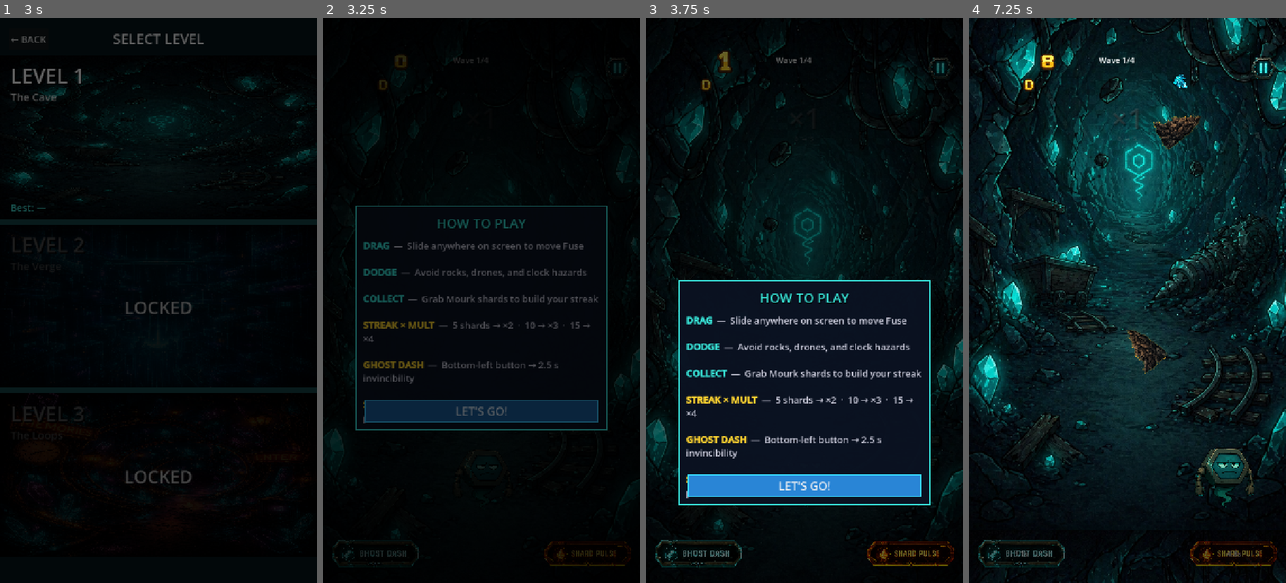
Above: before the commit, frames 1-4 (left to right).
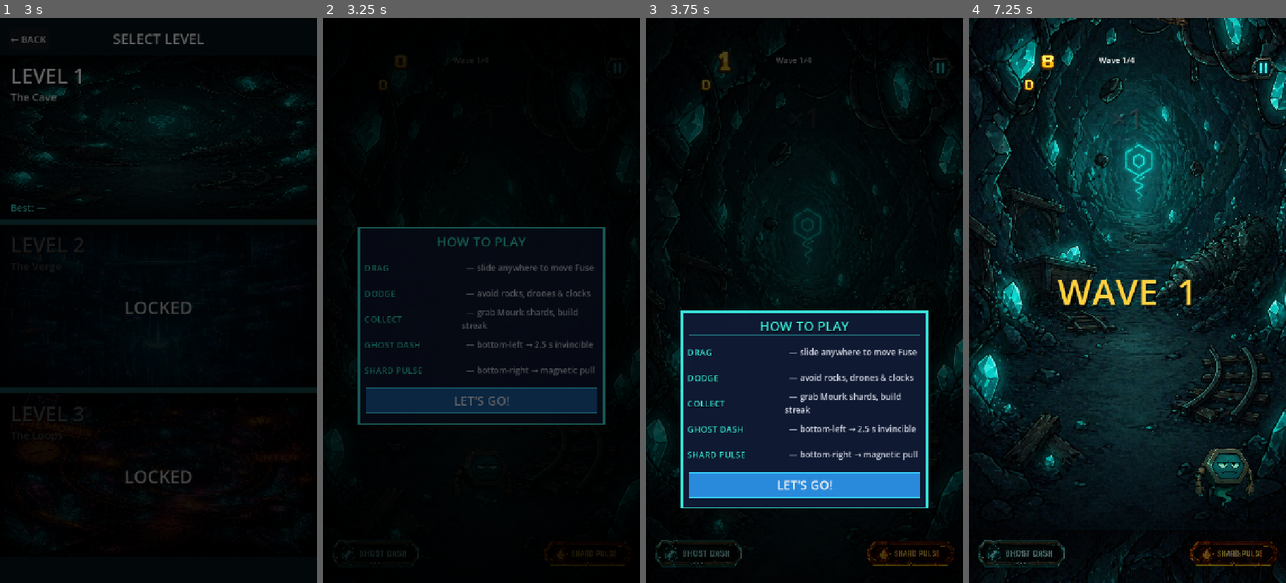
Above: after the commit, the same moments.

Repository: humeurworld-hash/fuse-drift
Game: Godot game, scene res://scenes/splash/Splash.tscn
The game is run twice, just before and just after one commit, with the same random seed, the same clock (stepped at 60 frames per second) and the same inputs. Sound files missing from this copy of the repository are replaced by a short silence.
Inputs (mouse positions are in pixels of both pictures, inside the frame that each line leads up to):
- Up to frame 1 (3 s): tap Enter at 0.5 s; move the mouse to (228, 272) at 0.52 s; click (228, 272) at 0.67 s; click (158, 509) at 1.25 s; click (158, 560) at 2 s; click (158, 136) at 2.75 s
- Up to frame 2 (3.25 s): no input
- Up to frame 3 (3.75 s): click "LET'S GO!" at 3.5 s
- Up to frame 4 (7.25 s): click (1019, 554) at 4.25 s; click (1235, 554) at 5 s; drag from (1064, 328) to (1159, 114) at 5.77 s; move the mouse to (1159, 176) at 6.52 s; click (1159, 176) at 6.67 s

Frame 1 is identical in both runs. In frame 2, 8.4% of the frame differs, in the area x 10-90%, y 33-73%; in frame 3, 9.6%, in the area x 0-100%, y 6-97%; in frame 4, 1.9%.

Commit message:
Fix post-tutorial flow: grace period, wave 1 banner, clean tutorial card
- level1_spawner: add 2.2 s opening delay before first hazard so
  the player has time to orient after the tutorial dismisses
- game: show WAVE 1 banner on game start (wave 1 had no predecessor
  wave to trigger its banner; waves 2–4 still get theirs from
  _on_wave_cleared as before)
- tutorial: rewrite card layout using fixed-height Label rows instead
  of RichTextLabel — eliminates the fit_content overlap bug that
  could hide the LET'S GO button; darker overlay + stronger border
  make the card visible against dark level backgrounds

Co-Authored-By: Claude Sonnet 4.6 <noreply@anthropic.com>

Diff:
--- a/scripts/game/game.gd
+++ b/scripts/game/game.gd
@@ -597,6 +597,10 @@
 	update_hud()
 	_hide_wave_banner()
 	_flash_wave_start(wave)
+	# Wave 1 has no predecessor wave to show its banner, so show it here.
+	# Waves 2–4 already get their banner from _on_wave_cleared().
+	if wave == 1:
+		_show_wave_banner(wave)
 
 func _flash_wave_start(wave: int) -> void:
 	# Colour escalates per wave: teal → orange → purple → gold
--- a/scripts/game/level1_spawner.gd
+++ b/scripts/game/level1_spawner.gd
@@ -80,6 +80,7 @@
 var _in_gap := false
 var _gap_timer := 0.0
 var _next_wave_index := 0
+var _start_delay: float = 0.0   # grace period before first hazard
 
 func start_run() -> void:
 	active = true
@@ -87,15 +88,22 @@
 	wave_time = 0.0
 	_in_gap = false
 	_gap_timer = 0.0
+	_start_delay = 2.2            # give player ~2 s to orient
 	_reset_timers_for_current_wave()
 	wave_started.emit(1, WAVE_DATA.size())
 
 func stop_run() -> void:
 	active = false
 	_in_gap = false
+	_start_delay = 0.0
 
 func _process(delta: float) -> void:
 	if not active:
+		return
+
+	# Burn down the opening grace window — no spawning yet
+	if _start_delay > 0.0:
+		_start_delay -= delta
 		return
 
 	if _in_gap:
--- a/scripts/game/tutorial.gd
+++ b/scripts/game/tutorial.gd
@@ -1,16 +1,15 @@
 extends CanvasLayer
 class_name TutorialCard
 
-# Emitted when the player dismisses the card — game.gd listens and starts the spawner
 signal tutorial_done
 
-const AUTO_DISMISS_DELAY := 12.0   # auto-close after this many seconds if untouched
+const AUTO_DISMISS := 10.0   # auto-close after 10 s if player doesn't tap
 
+var _timer: float = AUTO_DISMISS
 var _panel: Panel = null
-var _timer: float = AUTO_DISMISS_DELAY
 
 func _ready() -> void:
-	layer = 90   # above all game UI except Transition (128)
+	layer = 90
 	process_mode = Node.PROCESS_MODE_ALWAYS
 	_build()
 
@@ -19,28 +18,35 @@
 	if _timer <= 0.0:
 		_dismiss()
 
-# ── Build the card ─────────────────────────────────────────────────────────────
+# ── Card layout ────────────────────────────────────────────────────────────────
 
 func _build() -> void:
 	var vp := get_viewport().get_visible_rect().size
 
-	# ── Semi-transparent full-screen overlay ──────────────────────────────────
-	var overlay := ColorRect.new()
-	overlay.color = Color(0.0, 0.0, 0.0, 0.60)
-	overlay.set_anchors_preset(Control.PRESET_FULL_RECT)
-	overlay.mouse_filter = Control.MOUSE_FILTER_IGNORE
-	add_child(overlay)
+	# Full-screen dark overlay (slightly stronger so the panel pops)
+	var ov := ColorRect.new()
+	ov.color = Color(0.0, 0.0, 0.0, 0.72)
+	ov.set_anchors_preset(Control.PRESET_FULL_RECT)
+	ov.mouse_filter = Control.MOUSE_FILTER_IGNORE
+	add_child(ov)
 
-	# ── Card panel ────────────────────────────────────────────────────────────
-	var cw := minf(vp.x * 0.88, 570.0)
-	var ch := 510.0
+	# Card dimensions
+	var cw := minf(vp.x * 0.90, 560.0)
+	const TITLE_H  : float = 54.0
+	const SEP_H    : float = 2.0
+	const TIP_H    : float = 58.0
+	const N_TIPS   : int   = 5
+	const BTN_H    : float = 58.0
+	const PAD      : float = 22.0
+	var ch := TITLE_H + SEP_H + (N_TIPS * TIP_H) + PAD + BTN_H + PAD
+
 	_panel = Panel.new()
 	_panel.size     = Vector2(cw, ch)
-	_panel.position = Vector2((vp.x - cw) * 0.5, vp.y)   # starts off-screen below
+	_panel.position = Vector2((vp.x - cw) * 0.5, vp.y)   # starts below screen
 	var sty := StyleBoxFlat.new()
-	sty.bg_color     = Color(0.04, 0.07, 0.13, 0.97)
+	sty.bg_color     = Color(0.06, 0.10, 0.20, 0.98)
 	sty.border_color = Color(0.22, 0.88, 0.85, 1.0)
-	sty.set_border_width_all(2)
+	sty.set_border_width_all(3)
 	sty.set_corner_radius_all(0)
 	_panel.add_theme_stylebox_override("panel", sty)
 	add_child(_panel)
@@ -49,71 +55,86 @@
 	var title := Label.new()
 	title.text = "HOW TO PLAY"
 	title.add_theme_font_size_override("font_size", 30)
-	title.add_theme_color_override("font_color", Color(0.22, 0.90, 0.85, 1.0))
-	title.add_theme_color_override("font_shadow_color", Color(0, 0, 0, 0.75))
+	title.add_theme_color_override("font_color",        Color(0.22, 0.92, 0.86, 1.0))
+	title.add_theme_color_override("font_shadow_color", Color(0.0, 0.0, 0.0, 0.85))
 	title.add_theme_constant_override("shadow_offset_y", 2)
 	title.horizontal_alignment = HORIZONTAL_ALIGNMENT_CENTER
-	title.size     = Vector2(cw, 44.0)
-	title.position = Vector2(0.0, 18.0)
+	title.size     = Vector2(cw, TITLE_H)
+	title.position = Vector2(0.0, 12.0)
 	_panel.add_child(title)
 
-	# ── Teal separator ────────────────────────────────────────────────────────
+	# ── Separator ─────────────────────────────────────────────────────────────
 	var sep := ColorRect.new()
-	sep.color    = Color(0.22, 0.88, 0.85, 0.28)
+	sep.color    = Color(0.22, 0.88, 0.85, 0.35)
 	sep.size     = Vector2(cw - 32.0, 1.0)
-	sep.position = Vector2(16.0, 64.0)
+	sep.position = Vector2(16.0, TITLE_H)
 	_panel.add_child(sep)
 
-	# ── Tips (RichTextLabel for coloured keywords) ────────────────────────────
-	var rtl := RichTextLabel.new()
-	rtl.bbcode_enabled = true
-	rtl.size           = Vector2(cw - 32.0, ch - 130.0)
-	rtl.position       = Vector2(16.0, 76.0)
-	rtl.add_theme_font_size_override("normal_font_size", 21)
-	rtl.add_theme_font_size_override("bold_font_size",   21)
-	rtl.add_theme_color_override("default_color", Color(0.82, 0.82, 0.88, 1.0))
-	rtl.scroll_active = false
-	rtl.fit_content   = true
-	rtl.text = (
-		"[color=#38e5d8][b]DRAG[/b][/color]  —  Slide anywhere on screen to move Fuse\n\n"
-		+ "[color=#38e5d8][b]DODGE[/b][/color]  —  Avoid rocks, drones, and clock hazards\n\n"
-		+ "[color=#38e5d8][b]COLLECT[/b][/color]  —  Grab Mourk shards to build your streak\n\n"
-		+ "[color=#ffd430][b]STREAK × MULT[/b][/color]  —  5 shards → ×2  ·  10 → ×3  ·  15 → ×4\n\n"
-		+ "[color=#ffd430][b]GHOST DASH[/b][/color]  —  Bottom-left button → 2.5 s invincibility\n\n"
-		+ "[color=#ffd430][b]SHARD PULSE[/b][/color]  —  Bottom-right button → magnetic pull on shards"
-	)
-	_panel.add_child(rtl)
+	# ── Tips — keyword + description on each row ──────────────────────────────
+	const TIPS : Array = [
+		["DRAG",        "  — slide anywhere to move Fuse"],
+		["DODGE",       "  — avoid rocks, drones & clocks"],
+		["COLLECT",     "  — grab Mourk shards, build streak"],
+		["GHOST DASH",  "  — bottom-left → 2.5 s invincible"],
+		["SHARD PULSE", "  — bottom-right → magnetic pull"],
+	]
+
+	var row_y := TITLE_H + SEP_H + 8.0
+	for tip in TIPS:
+		# Teal keyword label
+		var kw := Label.new()
+		kw.text = tip[0]
+		kw.add_theme_font_size_override("font_size", 20)
+		kw.add_theme_color_override("font_color", Color(0.22, 0.92, 0.86, 1.0))
+		kw.add_theme_color_override("font_shadow_color", Color(0, 0, 0, 0.7))
+		kw.add_theme_constant_override("shadow_offset_y", 1)
+		kw.size     = Vector2(cw * 0.42, TIP_H)
+		kw.position = Vector2(14.0, row_y)
+		kw.vertical_alignment = VERTICAL_ALIGNMENT_CENTER
+		_panel.add_child(kw)
+
+		# White description label
+		var desc := Label.new()
+		desc.text = tip[1]
+		desc.add_theme_font_size_override("font_size", 19)
+		desc.add_theme_color_override("font_color", Color(0.82, 0.84, 0.88, 1.0))
+		desc.size          = Vector2(cw * 0.58 - 14.0, TIP_H)
+		desc.position      = Vector2(cw * 0.42, row_y)
+		desc.vertical_alignment   = VERTICAL_ALIGNMENT_CENTER
+		desc.autowrap_mode = TextServer.AUTOWRAP_WORD_SMART
+		_panel.add_child(desc)
+
+		row_y += TIP_H
 
 	# ── "LET'S GO!" button ────────────────────────────────────────────────────
 	var btn := Button.new()
 	btn.text = "LET'S GO!"
-	btn.custom_minimum_size = Vector2(cw - 40.0, 52.0)
-	btn.position = Vector2(20.0, ch - 70.0)
-	btn.add_theme_font_size_override("font_size", 26)
+	btn.custom_minimum_size = Vector2(cw - 32.0, BTN_H)
+	btn.position = Vector2(16.0, row_y + PAD * 0.5)
+	btn.add_theme_font_size_override("font_size", 28)
+
 	var bs := StyleBoxFlat.new()
-	bs.bg_color     = Color(0.10, 0.36, 0.60, 1.0)
-	bs.border_color = Color(0.22, 0.78, 1.0,  1.0)
+	bs.bg_color     = Color(0.10, 0.38, 0.65, 1.0)
+	bs.border_color = Color(0.22, 0.82, 1.00, 1.0)
 	bs.set_border_width_all(2)
 	bs.set_corner_radius_all(0)
-	btn.add_theme_stylebox_override("normal",  bs)
-	var bsh := StyleBoxFlat.new()
-	bsh.bg_color     = Color(0.16, 0.52, 0.84, 1.0)
-	bsh.border_color = Color(0.22, 0.86, 1.0,  1.0)
-	bsh.set_border_width_all(2)
-	bsh.set_corner_radius_all(0)
+	btn.add_theme_stylebox_override("normal", bs)
+
+	var bsh := bs.duplicate() as StyleBoxFlat
+	bsh.bg_color = Color(0.16, 0.54, 0.86, 1.0)
 	btn.add_theme_stylebox_override("hover",   bsh)
 	btn.add_theme_stylebox_override("pressed", bsh)
-	btn.add_theme_color_override("font_color", Color(0.92, 0.96, 1.0, 1.0))
+	btn.add_theme_color_override("font_color", Color(0.95, 0.97, 1.0, 1.0))
 	btn.pressed.connect(_dismiss)
 	_panel.add_child(btn)
 
-	# ── Slide card in from below ──────────────────────────────────────────────
+	# ── Slide in from below ───────────────────────────────────────────────────
 	var target_y := (vp.y - ch) * 0.5
 	var t := _panel.create_tween()
-	t.tween_property(_panel, "position:y", target_y, 0.40) \
+	t.tween_property(_panel, "position:y", target_y, 0.42) \
 		.set_trans(Tween.TRANS_BACK).set_ease(Tween.EASE_OUT)
 
-# ── Dismiss: slide out downward, emit signal ───────────────────────────────────
+# ── Dismiss ────────────────────────────────────────────────────────────────────
 
 func _dismiss() -> void:
 	if not is_instance_valid(_panel):
@@ -123,7 +144,7 @@
 	set_process(false)
 	var vp := get_viewport().get_visible_rect().size
 	var t := _panel.create_tween()
-	t.tween_property(_panel, "position:y", vp.y + 20.0, 0.30) \
+	t.tween_property(_panel, "position:y", vp.y + 20.0, 0.28) \
 		.set_trans(Tween.TRANS_CUBIC).set_ease(Tween.EASE_IN)
 	t.tween_callback(func():
 		tutorial_done.emit()
